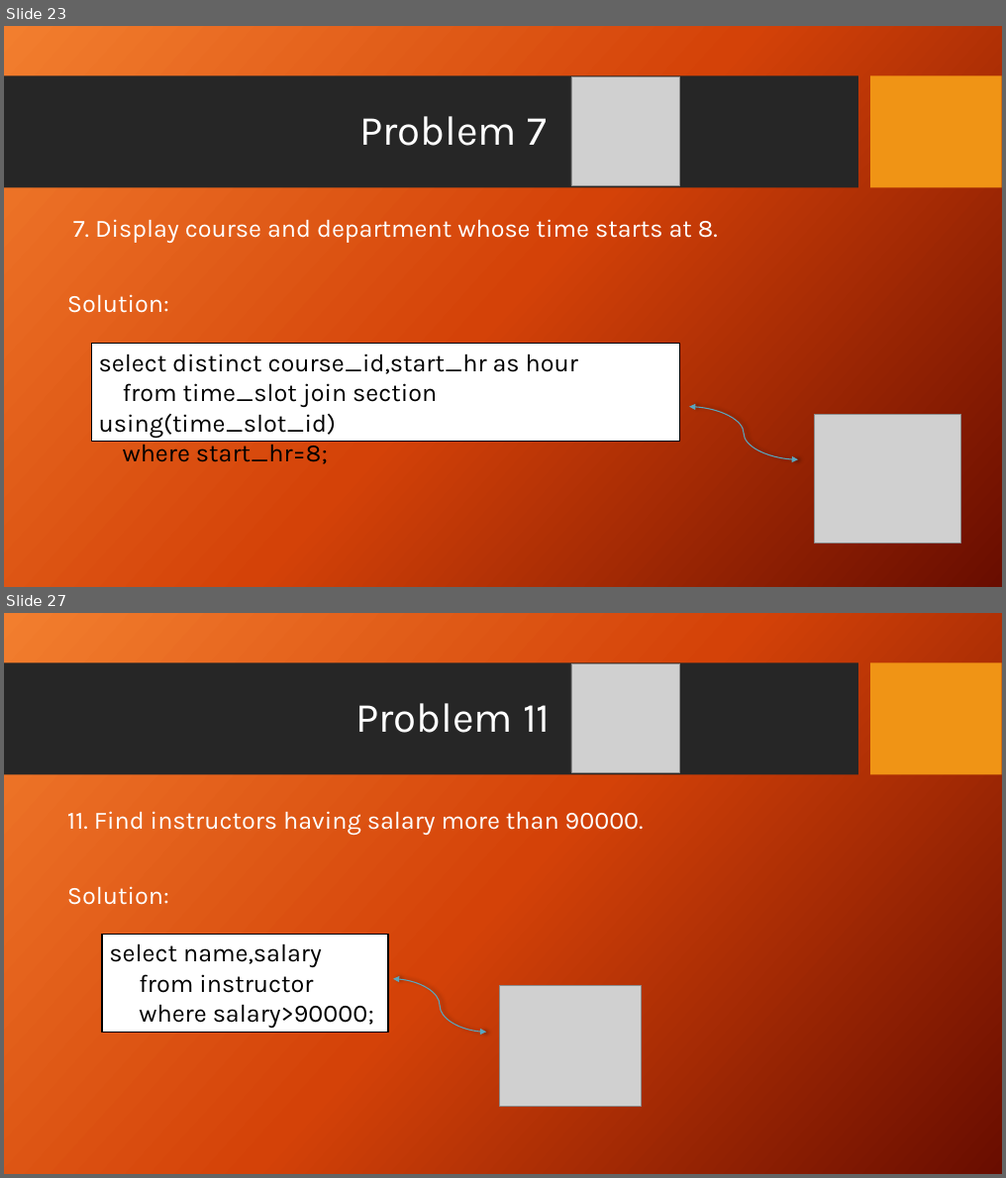
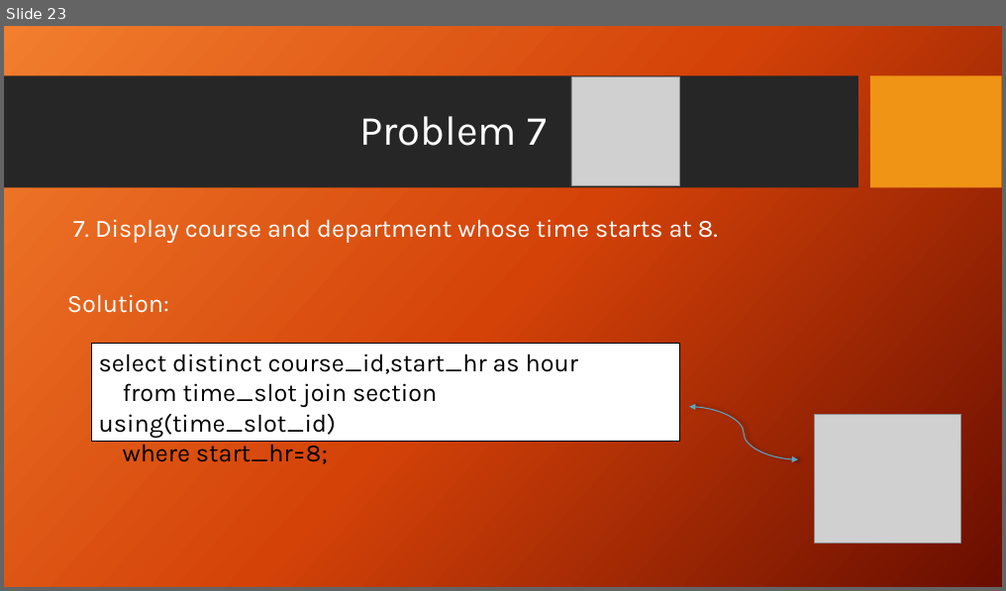
Before and after one commit to Antooo8/Antooo8, a slide deck: University Case study.pptx. Shown one above the other, each under a label of ours: slides 23 and 27 before the commit, slide 23 after it; the slides between them are not shown. The pictures are 1006x1178 and 1006x591 pixels, drawn with LibreOffice and Linux fonts; fonts in the diff are those of the drawing; grey boxes stand for pictures; background and template pictures are left out. Boxes give left, top, right and bottom in pixels: in the first picture for what was removed or moved away, otherwise in the second. Text is boxed around its words. In the diff, an @@ line names an element or a change of style, - is before the commit and + after.

```diff
--- a/University Case study.pptx
+++ b/University Case study.pptx
@@ slide 27 removed at (x1=4, y1=613, x2=1002, y2=1174), background picture (left out); not listed: 2 template elements that a slide beside it also shows @@
@@ picture removed at (x1=571, y1=663, x2=680, y2=772) @@
@@ title removed at (x1=355, y1=703, x2=550, y2=733) @@
-Problem 11
@@ text removed at (x1=67, y1=811, x2=644, y2=905) @@
-11. Find instructors having salary more than 90000.
-Solution:
@@ rectangle removed at (x1=102, y1=934, x2=388, y2=1032) @@
-select name,salary
-from instructor
-where salary>90000;
@@ curved double arrow removed from (393, 979) to (486, 1032) @@
@@ picture removed at (x1=500, y1=986, x2=642, y2=1106) @@
```
Also in this commit, not shown: 1 slide changed, 23 other slides removed.
